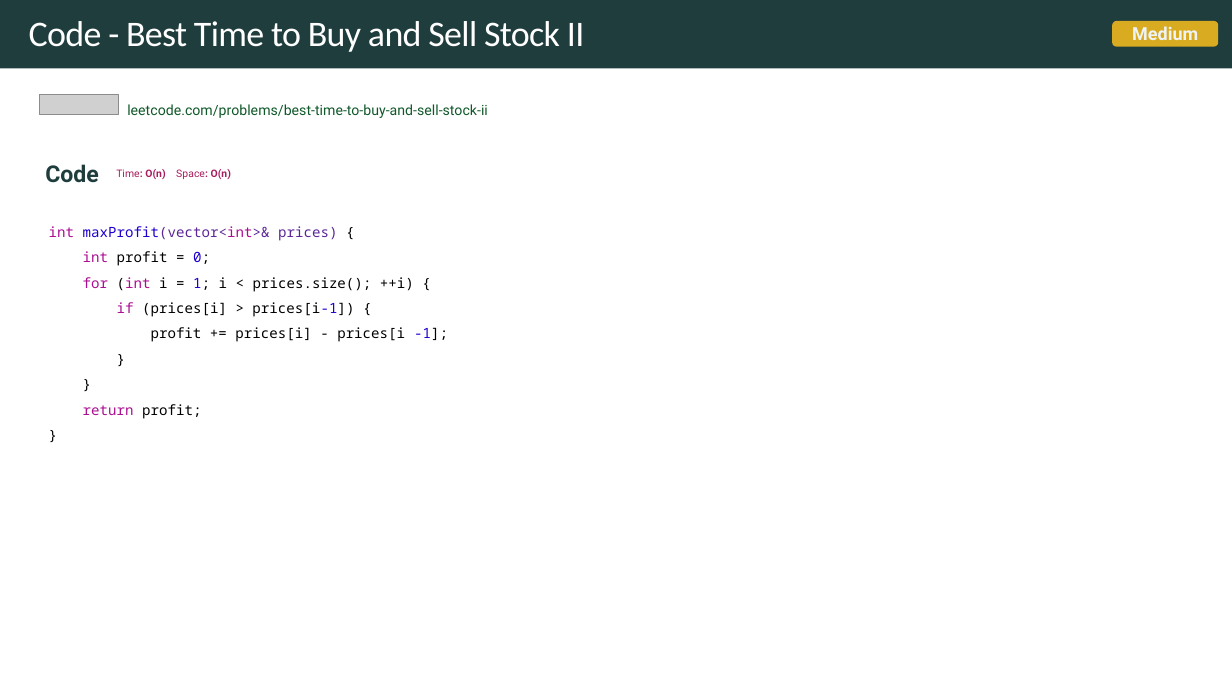
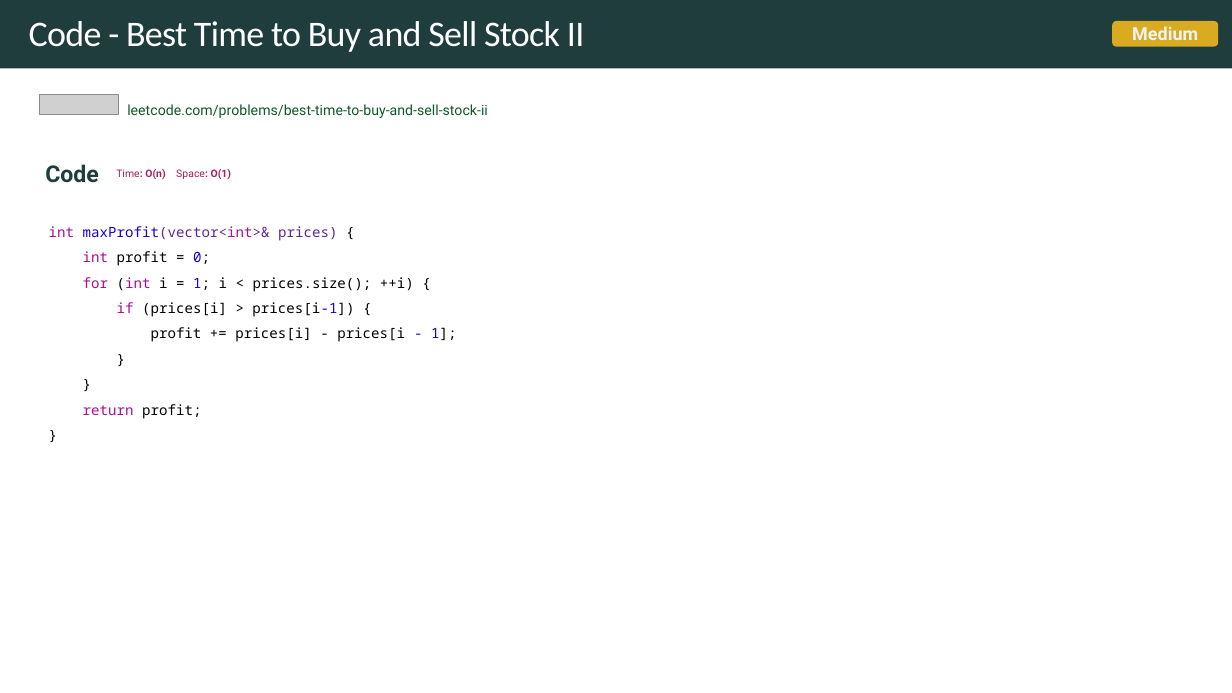
Before and after one commit to rfdavid/coding-interview-handbook-cpp, a slide deck: slide 49 of Algorithm and problem Solving Cheatsheet.pptm. Drawn at 1232x693 pixels with LibreOffice and Linux fonts; fonts in the diff are those of the drawing; grey boxes stand for pictures. Boxes give left, top, right and bottom in pixels: in the first picture for what was removed or moved away, otherwise in the second. Text is boxed around its words. In the diff, an @@ line names an element or a change of style, - is before the commit and + after.

```diff
--- a/Algorithm and problem Solving Cheatsheet.pptm
+++ b/Algorithm and problem Solving Cheatsheet.pptm
@@ text at bbox=[45, 164, 232, 183]: text changed @@
-Code Time: O(n) Space: O(n)
+Code Time: O(n) Space: O(1)
@@ text at bbox=[49, 226, 456, 419]: spaces changed @@
-int maxProfit(vector<int>& prices) {
-int profit = 0;
-for (int i = 1; i < prices.size(); ++i) {
-if (prices[i] > prices[i-1]) {
-profit += prices[i] - prices[i -1];
-}
-}
-return profit;
-}
+int maxProfit(vector<int>& prices) {
+int profit = 0;
+for (int i = 1; i < prices.size(); ++i) {
+if (prices[i] > prices[i-1]) {
+profit += prices[i] - prices[i - 1];
+}
+}
+return profit;
+}
```
Also in this commit, not shown: 11 other slides changed, 14 slides added, 1 slide removed, 16 other files.
